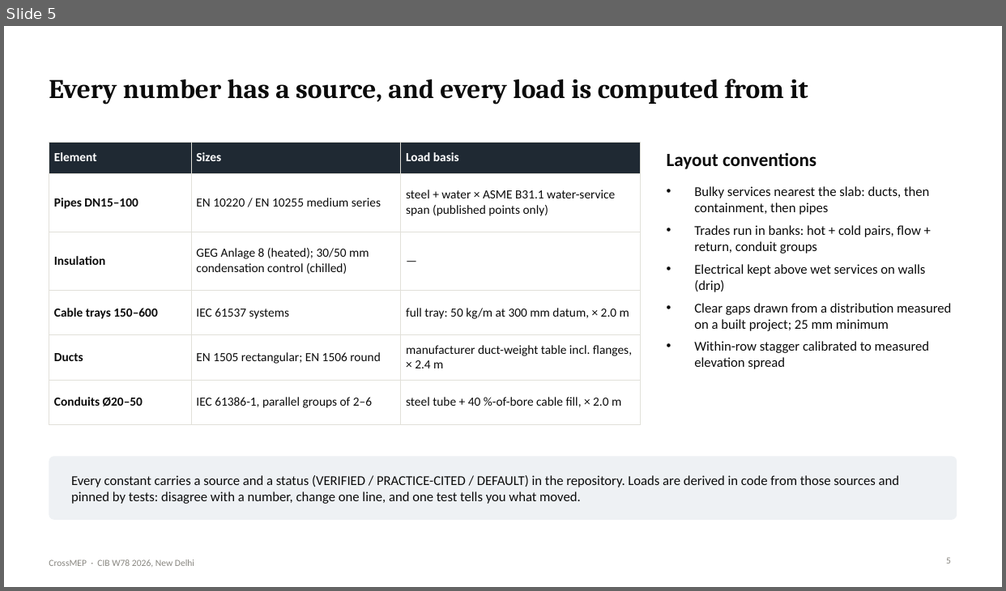
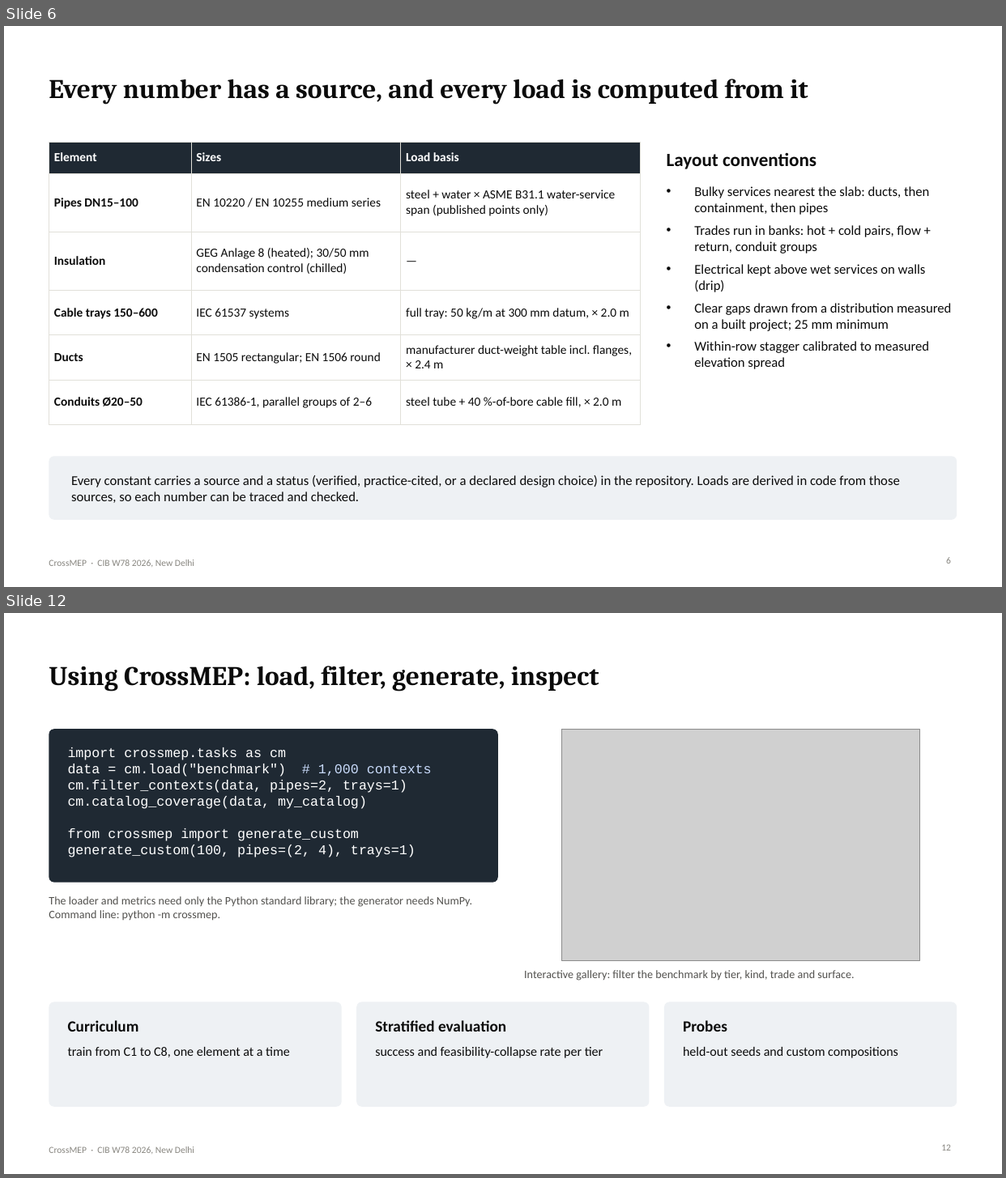
Before and after one commit to lavinia-ped/CrossMEP_Dataset, a slide deck: docs/CrossMEP_CIBW78_talk.pptx. Shown one above the other, each under a label of ours: slide 5 before the commit, slides 6 and 12 after it; the slides between them are not shown. The pictures are 1006x591 and 1006x1178 pixels, drawn with LibreOffice and Linux fonts; fonts in the diff are those of the drawing; grey boxes stand for pictures. Boxes give left, top, right and bottom in pixels: in the first picture for what was removed or moved away, otherwise in the second. Text is boxed around its words. In the diff, an @@ line names an element or a change of style, - is before the commit and + after.

```diff
--- a/docs/CrossMEP_CIBW78_talk.pptx
+++ b/docs/CrossMEP_CIBW78_talk.pptx
@@ slide 12 added at (4,613,1002,1174), background #FFFFFF; not listed: 1 template element that a slide beside it also shows @@
@@ title added at (49,666,599,692), 26 pt, text #0B0B0B, bold @@
+Using CrossMEP: load, filter, generate, inspect
@@ rounded rectangle added at (49,729,498,883), fill #1F2933 @@
@@ picture added at (562,729,919,961) @@
@@ text added at (68,747,432,858), 13 pt, text #FFFFFF @@
+import crossmep.tasks as cm
+data = cm.load("benchmark") # 1,000 contexts
+cm.filter_contexts(data, pipes=2, trays=1)
+cm.catalog_coverage(data, my_catalog)
+from crossmep import generate_custom
+generate_custom(100, pipes=(2, 4), trays=1)
@@ text added at (49,897,472,921), 11 pt, text #52514E @@
+The loader and metrics need only the Python standard library; the generator needs NumPy. Command line: python -m crossmep.
@@ text added at (524,970,854,981), 11 pt, text #52514E @@
+Interactive gallery: filter the benchmark by tier, kind, trade and surface.
@@ rounded rectangle added at (49,1003,342,1107), fill #EEF1F4 @@
@@ text added at (68,1020,139,1032), 15 pt, text #0B0B0B, bold @@
+Curriculum
@@ rounded rectangle added at (356,1003,650,1107), fill #EEF1F4 @@
@@ text added at (375,1020,506,1032), 15 pt, text #0B0B0B, bold @@
+Stratified evaluation
@@ rounded rectangle added at (664,1003,957,1107), fill #EEF1F4 @@
@@ text added at (683,1020,727,1032), 15 pt, text #0B0B0B, bold @@
+Probes
@@ text added at (68,1047,290,1058), 12.5 pt, text #0B0B0B @@
+train from C1 to C8, one element at a time
@@ text added at (375,1047,603,1059), 12.5 pt, text #0B0B0B @@
+success and feasibility-collapse rate per tier
@@ text added at (683,1047,898,1059), 12.5 pt, text #0B0B0B @@
+held-out seeds and custom compositions
@@ page number added at (941,1144,951,1151), 9 pt, text #898781 @@
+12
@@ what was slide 5 is now slide 6 @@
@@ slide 6 changed as well @@
@@ text at (71,476,900,503): text changed @@
-Every constant carries a source and a status (VERIFIED / PRACTICE-CITED / DEFAULT) in the repository. Loads are derived in code from those sources and pinned by tests: disagree with a number, change one line, and one test tells you what moved.
+Every constant carries a source and a status (verified, practice-cited, or a declared design choice) in the repository. Loads are derived in code from those sources, so each number can be traced and checked.
@@ page number at (946,557,951,564): text changed @@
-5
+6
```
Also in this commit, not shown: 8 other slides changed, 6 other slides added, 4 slides removed, 21 other files.
